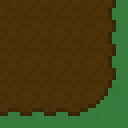
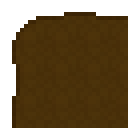
Revision of a layered 128x128 image; what changed, layer by layer:
removed layer "Layer" over [left=0, top=0, right=116, bottom=116]
painted on "Background" over [left=0, top=0, right=128, bottom=128]
